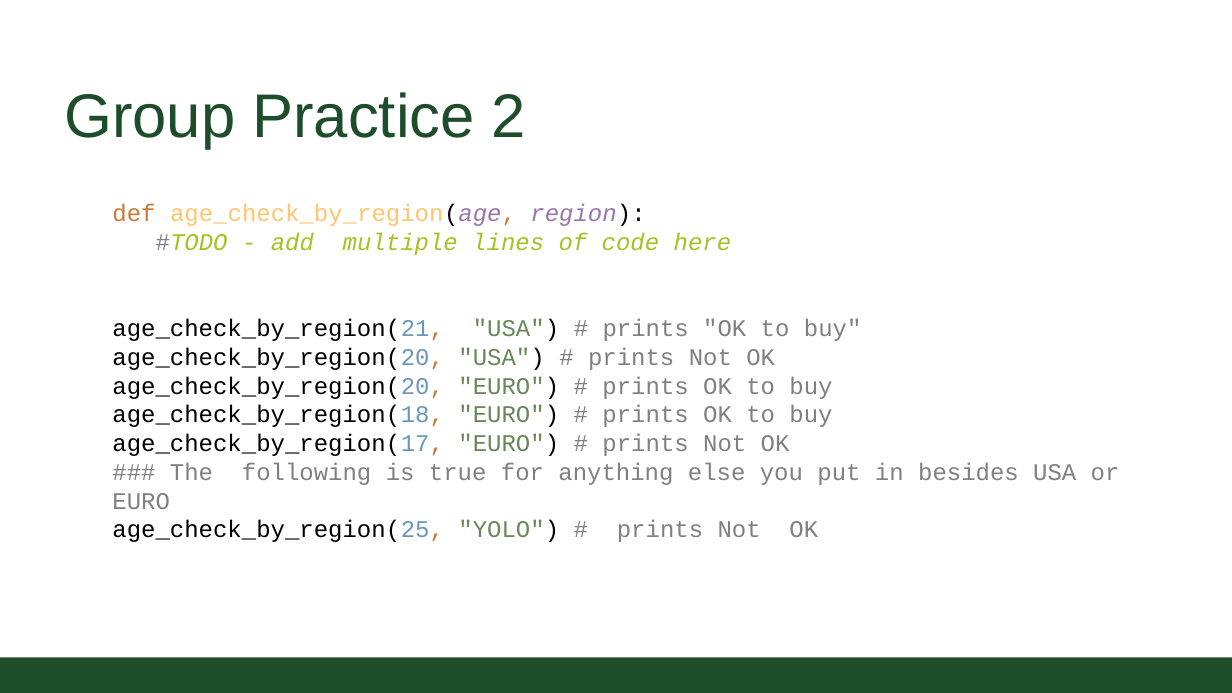
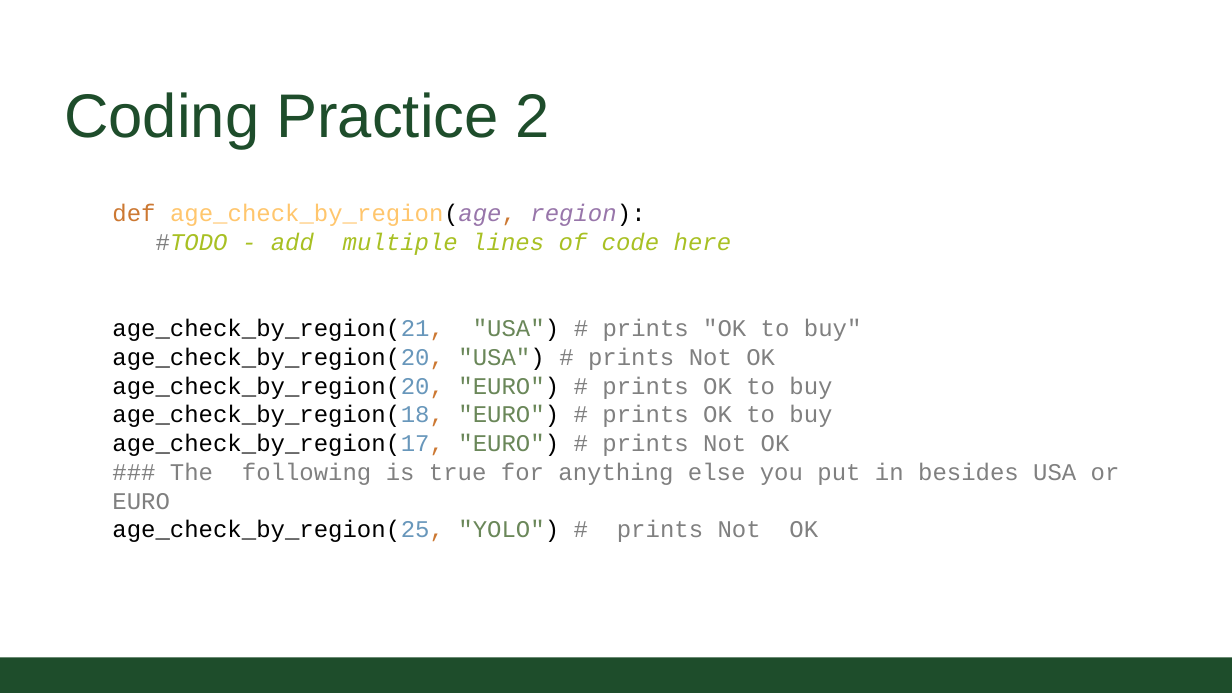
Before and after one commit to CSU-CS152/Handouts, a slide deck: slide 12 of 02_02ConditionalsCS152.pptx (slide 11 before the commit). Drawn at 1232x693 pixels with LibreOffice and Linux fonts; fonts in the diff are those of the drawing; background and template pictures are left out. Boxes give left, top, right and bottom in pixels: in the first picture for what was removed or moved away, otherwise in the second. Text is boxed around its words. In the diff, an @@ line names an element or a change of style, - is before the commit and + after.

```diff
--- a/02_02ConditionalsCS152.pptx
+++ b/02_02ConditionalsCS152.pptx
@@ title at (64,92,550,148): text changed @@
-Group Practice 2
+Coding Practice 2
```
Also in this commit, not shown: 6 other slides changed, 1 slide added, 5 other files.
